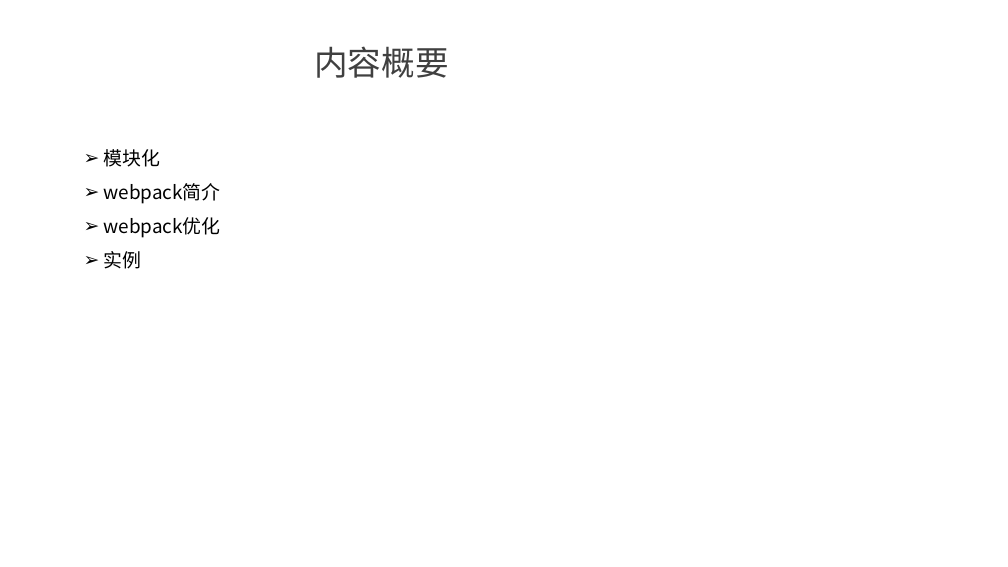
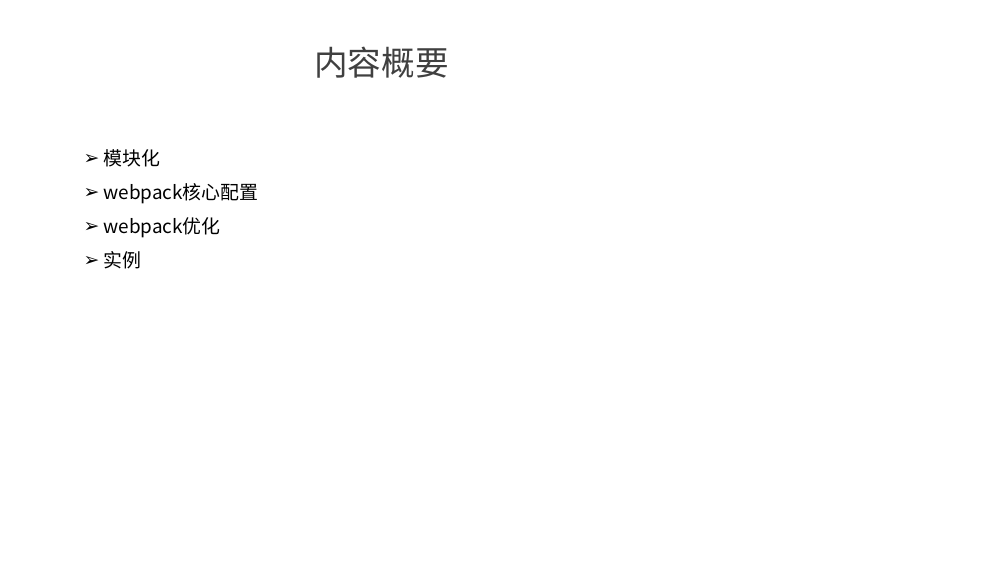
Before and after one commit to cjhyy06/webpack-learning, a slide deck: slide 2 of webpack.pptx. Drawn at 1008x567 pixels with LibreOffice and Linux fonts; fonts in the diff are those of the drawing; background and template pictures are left out. Boxes give left, top, right and bottom in pixels: in the first picture for what was removed or moved away, otherwise in the second. Text is boxed around its words. In the diff, an @@ line names an element or a change of style, - is before the commit and + after.

```diff
--- a/webpack.pptx
+++ b/webpack.pptx
@@ text at (x1=104, y1=183, x2=259, y2=204): text changed @@
-➢ webpack简介
+➢ webpack核心配置
```
Also in this commit, not shown: 3 slides added, 21 other files.
